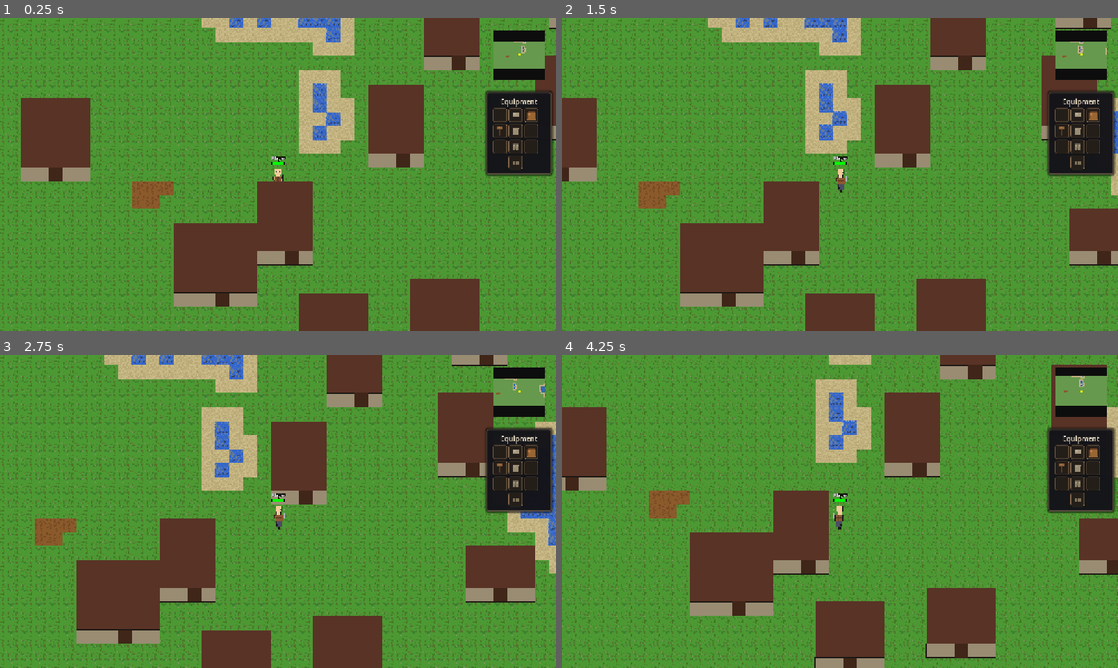
Above: before the commit, frames 1-4 (two rows, left to right).
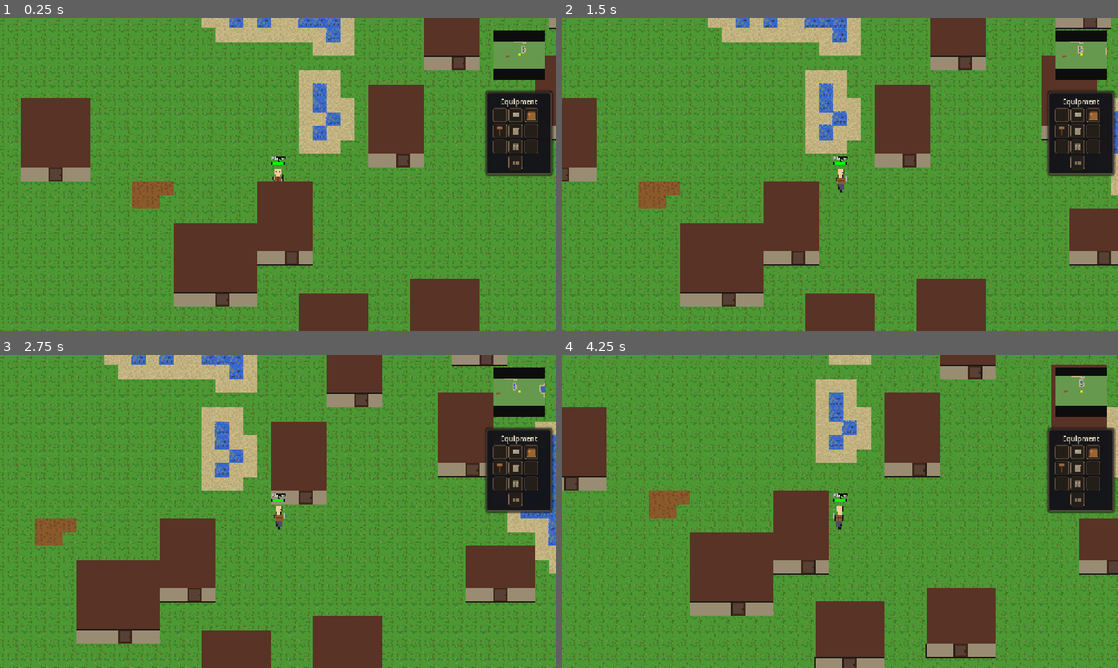
Above: after the commit, the same moments.

Repository: mattzanco/Trithia
Game: Godot game, scene res://scenes/main.tscn
Two runs of this game, one before a commit and one after it. Both use one fixed random seed, a clock stepped at 60 frames per second and the inputs below.
Inputs (mouse positions are in pixels of both pictures, inside the frame that each line leads up to):
- Up to frame 1 (0.25 s): no input
- Up to frame 2 (1.5 s): tap Enter at 0.5 s; move the mouse to (962, 158) at 0.52 s; hold D (move_right) 0.53-1.25 s; tap H at 0.6 s; click (962, 158) at 0.67 s; drag from (728, 190) to (812, 237) at 1.27 s
- Up to frame 3 (2.75 s): move the mouse to (333, 442) at 2.02 s; hold D (move_right) from 2.03 s (still down); tap H at 2.1 s; click (333, 442) at 2.17 s
- Up to frame 4 (4.25 s): release D (move_right) at 2.75 s; drag from (812, 574) to (673, 464) at 2.77 s; move the mouse to (1006, 558) at 3.52 s; hold A (move_left) from 3.53 s (still down); tap H at 3.6 s; click (1006, 558) at 3.67 s

The runs differ from the first frame. In frame 1, 0.3% of the frame differs, in the area x 9-84%, y 12-92%; in frame 2, 0.4%; in frame 3, 0.5%; in frame 4, 0.6%, in the area x 0-100%, y 3-100%.

Commit message:
Add interactive doors and door visuals

Diff:
--- /dev/null
+++ b/scenes/npcs/npc.tscn
@@ -0,0 +1,6 @@
+[gd_scene load_steps=2 format=3]
+
+[ext_resource type="Script" path="res://scripts/npc.gd" id="1_npc"]
+
+[node name="NPC" type="CharacterBody2D"]
+script = ExtResource("1_npc")
--- a/scripts/building.gd
+++ b/scripts/building.gd
@@ -13,8 +13,10 @@
 var building_rect := Rect2i()
 var door_tile := Vector2i.ZERO
 var is_player_inside = false
+var door_open = false
 var base_layer: Node2D = null
 var roof_layer: Node2D = null
+const DOOR_INTERACT_DISTANCE = 48.0
 
 func _ready():
 	world = get_world_node()
@@ -44,6 +46,24 @@
 	if next_inside != is_player_inside:
 		is_player_inside = next_inside
 		update_layers()
+
+func _unhandled_input(event):
+	if event is InputEventMouseButton and event.button_index == MOUSE_BUTTON_RIGHT and event.pressed:
+		if player == null:
+			player = get_player_node()
+		if player == null:
+			return
+		var click_position = get_global_mouse_position()
+		var click_tile = get_tile_coords(click_position)
+		if click_tile != door_tile:
+			return
+		if player.position.distance_to(click_position) > DOOR_INTERACT_DISTANCE:
+			return
+		if not door_open and is_player_on_door_tile(player):
+			return
+		door_open = not door_open
+		update_layers()
+		get_viewport().set_input_as_handled()
 
 func _exit_tree():
 	if world and world.has_method("remove_building"):
@@ -95,6 +115,7 @@
 	base_layer.set("door_color", door_color)
 	base_layer.set("outline_color", outline_color)
 	base_layer.set("is_player_inside", is_player_inside)
+	base_layer.set("door_open", door_open)
 	roof_layer.set("size_tiles", size_tiles)
 	roof_layer.set("roof_color", roof_color)
 	roof_layer.set("is_player_inside", is_player_inside)
@@ -114,6 +135,15 @@
 func is_tile_in_rect(tile: Vector2i, rect: Rect2i) -> bool:
 	return tile.x >= rect.position.x and tile.x < rect.position.x + rect.size.x and tile.y >= rect.position.y and tile.y < rect.position.y + rect.size.y
 
+func is_player_on_door_tile(player_node: Node) -> bool:
+	if player_node == null:
+		return false
+	var player_feet = player_node.position + Vector2(0, TILE_SIZE / 2)
+	return get_tile_coords(player_feet) == door_tile
+
+func is_door_open() -> bool:
+	return door_open
+
 func get_world_node() -> Node:
 	var parent = get_parent()
 	if parent:
--- a/scripts/building_base.gd
+++ b/scripts/building_base.gd
@@ -7,6 +7,7 @@
 var door_color := Color(0.25, 0.15, 0.1)
 var outline_color := Color(0.12, 0.1, 0.08)
 var is_player_inside := false
+var door_open := false
 
 func _ready():
 	queue_redraw()
@@ -22,13 +23,48 @@
 		var floor_col = Color(0.7, 0.65, 0.55, 0.35)
 		var floor_rect = Rect2(Vector2.ZERO, size_px)
 		draw_rect(floor_rect, floor_col)
-	# Bottom wall row (door row)
-	draw_rect(wall_rect, wall_col)
-	draw_rect(wall_rect, outline_col, false, 1.0)
 	# Door (one full tile wide, centered on a tile)
 	var door_width = float(TILE_SIZE)
 	var door_height = float(TILE_SIZE)
 	var door_x = float(int(size_tiles.x / 2) * TILE_SIZE)
 	var door_y = float((size_tiles.y - 1) * TILE_SIZE)
 	var door_pos = Vector2(door_x, door_y)
-	draw_rect(Rect2(door_pos, Vector2(door_width, door_height)), door_color)
+	# Bottom wall row (door row) with a doorway gap.
+	var left_width = max(0.0, door_pos.x)
+	var right_x = door_pos.x + door_width
+	var right_width = max(0.0, size_px.x - right_x)
+	if left_width > 0.0:
+		var left_rect = Rect2(Vector2(0, door_pos.y), Vector2(left_width, door_height))
+		draw_rect(left_rect, wall_col)
+		draw_rect(left_rect, outline_col, false, 1.0)
+	if right_width > 0.0:
+		var right_rect = Rect2(Vector2(right_x, door_pos.y), Vector2(right_width, door_height))
+		draw_rect(right_rect, wall_col)
+		draw_rect(right_rect, outline_col, false, 1.0)
+	# Doorway is transparent when open; show a faint frame when inside.
+	if not door_open and not is_player_inside:
+		var door_rect = Rect2(door_pos, Vector2(door_width, door_height))
+		draw_rect(door_rect, door_color)
+		draw_rect(door_rect, outline_col, false, 1.0)
+		var panel_col = door_color.lightened(0.12)
+		var panel_rect = Rect2(door_pos + Vector2(4, 4), Vector2(door_width - 8, door_height - 8))
+		draw_rect(panel_rect, panel_col)
+		var handle_col = door_color.darkened(0.25)
+		var handle_rect = Rect2(door_pos + Vector2(door_width - 7, door_height / 2 - 1), Vector2(3, 4))
+		draw_rect(handle_rect, handle_col)
+	elif not door_open and is_player_inside:
+		var door_col = door_color
+		door_col.a = 0.45
+		var frame_col = outline_col
+		frame_col.a = 0.35
+		var door_rect = Rect2(door_pos, Vector2(door_width, door_height))
+		draw_rect(door_rect, door_col)
+		draw_rect(door_rect, frame_col, false, 1.0)
+		var panel_col = door_color.lightened(0.12)
+		panel_col.a = 0.35
+		var panel_rect = Rect2(door_pos + Vector2(4, 4), Vector2(door_width - 8, door_height - 8))
+		draw_rect(panel_rect, panel_col)
+		var handle_col = door_color.darkened(0.25)
+		handle_col.a = 0.35
+		var handle_rect = Rect2(door_pos + Vector2(door_width - 7, door_height / 2 - 1), Vector2(3, 4))
+		draw_rect(handle_rect, handle_col)
--- /dev/null
+++ b/scripts/npc.gd
@@ -0,0 +1,65 @@
+extends CharacterBody2D
+
+const TILE_SIZE = 32
+
+@export var town_center: Vector2 = Vector2.ZERO
+@export var town_radius: float = 320.0
+@export var move_speed: float = 60.0
+@export var skin_color := Color(0.85, 0.7, 0.55)
+@export var outfit_color := Color(0.2, 0.35, 0.5)
+@export var outline_color := Color(0.1, 0.1, 0.1)
+
+var target_position: Vector2 = Vector2.ZERO
+var world: Node = null
+
+func _ready():
+	world = get_world_node()
+	pick_new_target()
+	queue_redraw()
+
+func _physics_process(_delta):
+	if target_position == Vector2.ZERO:
+		pick_new_target()
+		return
+	var to_target = target_position - global_position
+	if to_target.length() < 4.0:
+		pick_new_target()
+		velocity = Vector2.ZERO
+		return
+	velocity = to_target.normalized() * move_speed
+	move_and_slide()
+
+func pick_new_target():
+	for i in range(20):
+		var angle = randf() * TAU
+		var dist = randf() * (town_radius - TILE_SIZE * 2)
+		var pos = town_center + Vector2(cos(angle), sin(angle)) * dist
+		var snapped = Vector2(
+			floor(pos.x / TILE_SIZE) * TILE_SIZE + TILE_SIZE / 2,
+			floor(pos.y / TILE_SIZE) * TILE_SIZE + TILE_SIZE / 2
+		)
+		if world and world.has_method("is_walkable") and not world.is_walkable(snapped):
+			continue
+		target_position = snapped
+		return
+	# Fallback to center if no target found
+	target_position = town_center
+
+func get_world_node() -> Node:
+	var parent = get_parent()
+	if parent:
+		if parent.name == "World":
+			return parent
+		var world_node = parent.get_node_or_null("World")
+		if world_node:
+			return world_node
+	return get_tree().get_root().find_child("World", true, false)
+
+func _draw():
+	# Simple NPC body (head + torso)
+	var head_rect = Rect2(Vector2(-6, -18), Vector2(12, 12))
+	var body_rect = Rect2(Vector2(-7, -6), Vector2(14, 16))
+	draw_rect(head_rect, skin_color)
+	draw_rect(head_rect, outline_color, false, 1.0)
+	draw_rect(body_rect, outfit_color)
+	draw_rect(body_rect, outline_color, false, 1.0)
--- a/scripts/world.gd
+++ b/scripts/world.gd
@@ -325,11 +325,15 @@
 		var inside_entry = get_building_entry_for_node(player_inside_building)
 		if inside_entry.is_empty():
 			return true
-		return from_tile == inside_entry["door"]
+		if from_tile == inside_entry["door"]:
+			return is_building_door_open(inside_entry)
+		return false
+	if player_inside_building != null and building["building"] == player_inside_building:
+		if tile == building["door"]:
+			return true
+		return is_tile_in_building_interior(tile, building["rect"])
 	if tile == building["door"]:
-		return true
-	if player_inside_building != null and building["building"] == player_inside_building:
-		return is_tile_in_building_interior(tile, building["rect"])
+		return is_building_door_open(building)
 	if player_inside_building == null and is_tile_on_building_roof_edge(tile, building["rect"]):
 		return true
 	return false
@@ -362,6 +366,18 @@
 		if building["building"] == building_node:
 			return building
 	return {}
+
+func is_building_door_open(building_entry: Dictionary) -> bool:
+	if building_entry.is_empty():
+		return false
+	var building_node = building_entry.get("building", null)
+	if building_node == null:
+		return false
+	if building_node.has_method("is_door_open"):
+		return building_node.is_door_open()
+	if building_node.has_method("get"):
+		return bool(building_node.get("door_open"))
+	return false
 
 func is_tile_blocked_by_building(tile: Vector2i) -> bool:
 	return not get_building_for_tile(tile).is_empty()
